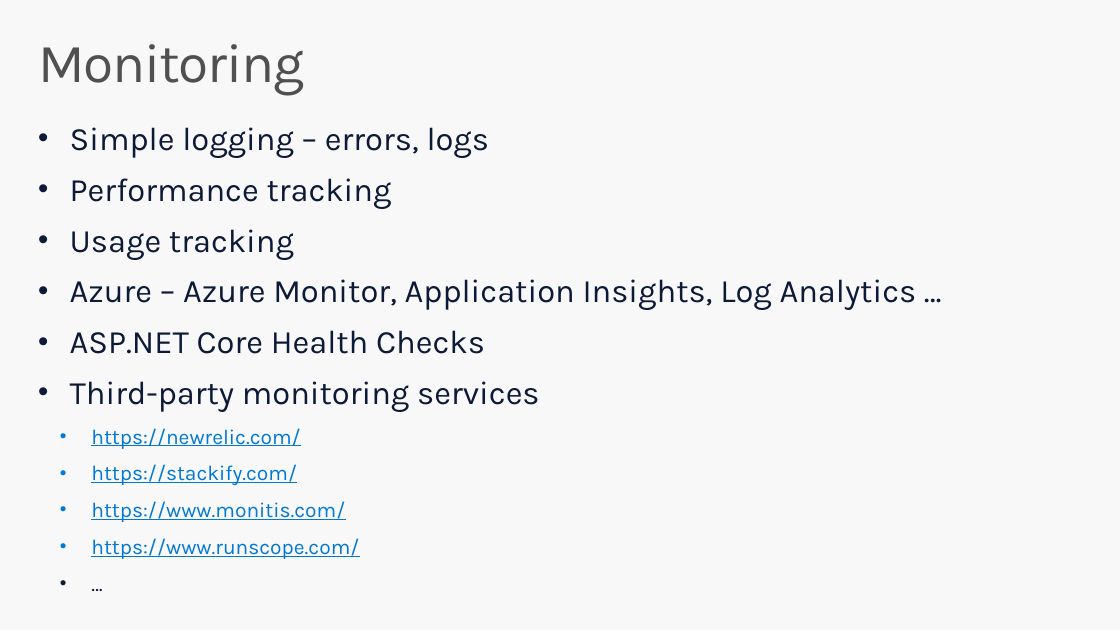
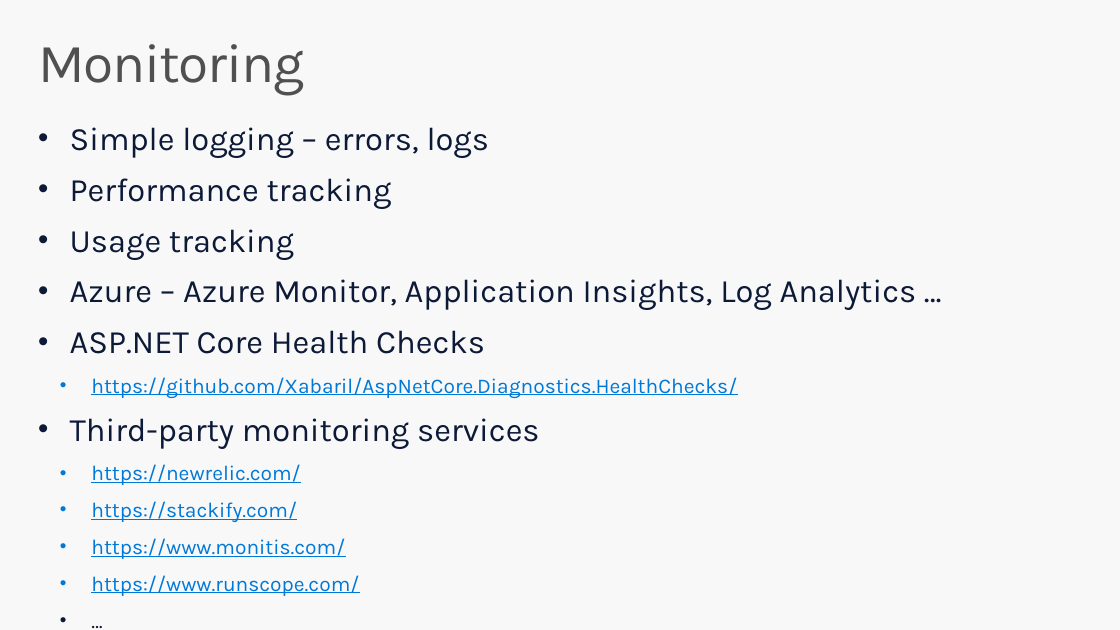
Before and after one commit to miroslavpopovic/aspnetcore-workshop, a slide deck: slide 15 of docs/rest-api-introduction.pptx. Drawn at 1120x630 pixels with LibreOffice and Linux fonts; fonts in the diff are those of the drawing. Boxes give left, top, right and bottom in pixels: in the first picture for what was removed or moved away, otherwise in the second. Text is boxed around its words. In the diff, an @@ line names an element or a change of style, - is before the commit and + after.

```diff
--- a/docs/rest-api-introduction.pptx
+++ b/docs/rest-api-introduction.pptx
@@ text at (91, 377, 737, 398): paragraph added @@
+  • https://github.com/Xabaril/AspNetCore.Diagnostics.HealthChecks/
```
Also in this commit, not shown: 1 other slide changed, 1 slide added, 15 other files.
